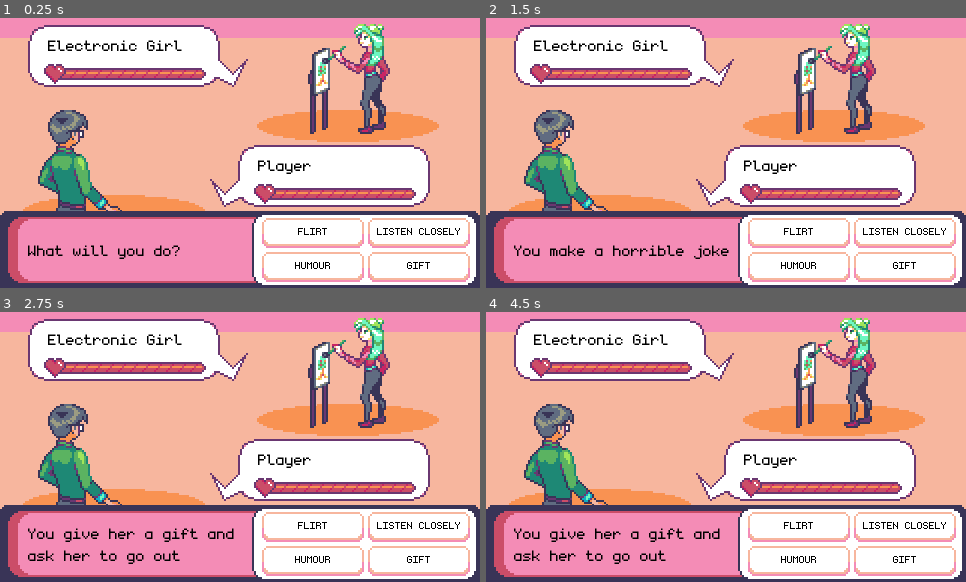
Above: before the commit, frames 1-4 (two rows, left to right).
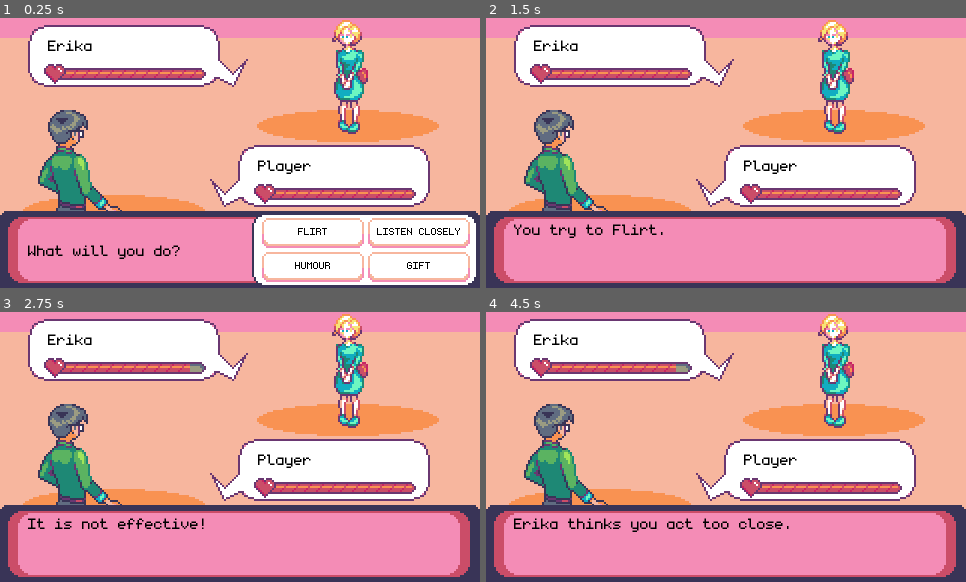
Above: after the commit, the same moments.

Repository: MaiGamesDev/PixelMate
Game: Godot game, scene res://Source/Battle/BattleScene.tscn
The game is run twice, just before and just after one commit, with the same random seed, the same clock (stepped at 60 frames per second) and the same inputs. This scene is started directly instead of the project's main scene.
Inputs (mouse positions are in pixels of both pictures, inside the frame that each line leads up to):
- Up to frame 1 (0.25 s): no input
- Up to frame 2 (1.5 s): click "Flirt" at 0.5 s; click (798, 266) at 1.25 s, where only the run before the commit has a clickable "Humour"
- Up to frame 3 (2.75 s): click (417, 560) at 2 s, where only the run before the commit has a clickable "Gift"
- Up to frame 4 (4.5 s): click (798, 528) at 2.75 s, where only the run before the commit has a clickable "Flirt"; click (798, 560) at 3.5 s, where only the run before the commit has a clickable "Humour"; click (903, 560) at 4.25 s, where only the run before the commit has a clickable "Gift"

The runs differ from the first frame. In frame 1, 4.9% of the frame differs, in the area x 11-82%, y 0-43%; in frame 2, 17%; in frame 3, 18%; in frame 4, 18%, in the area x 5-100%, y 0-99%.

Commit message:
update battle system (girl sprite, health, damage)

Diff:
--- a/PM/Source/Battle/BattleScene.tscn
+++ b/PM/Source/Battle/BattleScene.tscn
@@ -1,11 +1,11 @@
-[gd_scene load_steps=44 format=2]
+[gd_scene load_steps=42 format=2]
 
 [ext_resource path="res://Art/Lucky/Battle Scene Assets/HeartCapsule-export.png" type="Texture" id=1]
 [ext_resource path="res://Resource/Font/monogram.ttf" type="DynamicFontData" id=2]
 [ext_resource path="res://Art/Lucky/Battle Scene Assets/Main Character Sprites-export.png" type="Texture" id=3]
 [ext_resource path="res://Art/Lucky/Battle Scene Assets/HP_bar_empty.png" type="Texture" id=4]
 [ext_resource path="res://Art/Lucky/Battle Scene Assets/battle_button.png" type="Texture" id=5]
-[ext_resource path="res://Art/Lucky/Battle Scene Assets/Girls Sprites-export.png" type="Texture" id=6]
+[ext_resource path="res://Art/Lucky/Battle Scene Assets/Minnie_Sprites.png" type="Texture" id=6]
 [ext_resource path="res://Art/Lucky/Battle Scene Assets/Battle Scene Button Placeholder 2x.png" type="Texture" id=7]
 [ext_resource path="res://Art/Lucky/Battle Scene Assets/Main Character Stat Placeholder 2x.png" type="Texture" id=8]
 [ext_resource path="res://Art/Lucky/Battle Scene Assets/Battle Scene Background 2x.png" type="Texture" id=9]
@@ -15,6 +15,7 @@
 [ext_resource path="res://Art/Lucky/Battle Scene Assets/battle_button2.png" type="Texture" id=13]
 [ext_resource path="res://Art/Lucky/Battle Scene Assets/Battle Scene Footer 2x.png" type="Texture" id=14]
 [ext_resource path="res://Source/Battle/BattleSystem.gd" type="Script" id=15]
+[ext_resource path="res://Source/Main/Button.gd" type="Script" id=16]
 
 [sub_resource type="AtlasTexture" id=1]
 atlas = ExtResource( 3 )
@@ -37,37 +38,11 @@
 "speed": 5.0
 } ]
 
-[sub_resource type="AtlasTexture" id=6]
-atlas = ExtResource( 6 )
-region = Rect2( 0, 256, 96, 128 )
-
-[sub_resource type="AtlasTexture" id=5]
-atlas = ExtResource( 6 )
-region = Rect2( 0, 128, 96, 128 )
-
-[sub_resource type="AtlasTexture" id=4]
-atlas = ExtResource( 6 )
-region = Rect2( 0, 0, 96, 128 )
-
-[sub_resource type="SpriteFrames" id=7]
-animations = [ {
-"frames": [ SubResource( 6 ) ],
-"loop": true,
-"name": "hyuna",
-"speed": 5.0
-}, {
-"frames": [ SubResource( 5 ) ],
-"loop": true,
-"name": "minnie",
-"speed": 5.0
-}, {
-"frames": [ SubResource( 4 ) ],
-"loop": true,
-"name": "erika",
-"speed": 5.0
-} ]
-
 [sub_resource type="DynamicFont" id=11]
+size = 24
+font_data = ExtResource( 2 )
+
+[sub_resource type="DynamicFont" id=29]
 size = 24
 font_data = ExtResource( 2 )
 
@@ -155,10 +130,6 @@
 
 [node name="BattleScene" type="Node"]
 script = ExtResource( 15 )
-__meta__ = {
-"_edit_horizontal_guides_": [ 18.0, 17.0, 137.0 ],
-"_edit_vertical_guides_": [ 44.0, 206.0, 48.0, 258.0 ]
-}
 
 [node name="Background" type="Sprite" parent="."]
 texture = ExtResource( 9 )
@@ -177,10 +148,9 @@
 position = Vector2( 348, 108 )
 texture = ExtResource( 10 )
 
-[node name="EnemyStanding" type="AnimatedSprite" parent="EnemyPlace"]
+[node name="EnemyStanding" type="Sprite" parent="EnemyPlace"]
 position = Vector2( 0, -54 )
-frames = SubResource( 7 )
-animation = "minnie"
+texture = ExtResource( 6 )
 
 [node name="EnemyStatePlace" type="Sprite" parent="."]
 position = Vector2( 138, 38 )
@@ -260,14 +230,36 @@
 position = Vector2( 240, 232 )
 texture = ExtResource( 14 )
 
-[node name="ButtonPlace" type="Sprite" parent="Footer"]
-texture = ExtResource( 7 )
-
-[node name="BattleInfo" type="Label" parent="Footer"]
+[node name="BattleLog" type="Label" parent="Footer"]
+visible = false
+anchor_right = 1.0
+anchor_bottom = 1.0
 margin_left = -212.0
 margin_top = -31.0
-margin_right = 11.0
-margin_bottom = 31.0
+margin_right = -270.0
+margin_bottom = -47.0
+custom_colors/font_color = Color( 0, 0, 0, 1 )
+custom_fonts/font = SubResource( 29 )
+text = "Attack"
+__meta__ = {
+"_edit_use_anchors_": false
+}
+
+[node name="BattleAction" type="Control" parent="Footer"]
+visible = false
+margin_left = -240.0
+margin_top = -39.0
+margin_right = -240.0
+margin_bottom = -39.0
+__meta__ = {
+"_edit_use_anchors_": false
+}
+
+[node name="BattleInfo" type="Label" parent="Footer/BattleAction"]
+margin_left = 28.0
+margin_top = 8.0
+margin_right = 251.0
+margin_bottom = 70.0
 custom_colors/font_color = Color( 0, 0, 0, 1 )
 custom_fonts/font = SubResource( 10 )
 text = "What will you do?"
@@ -277,27 +269,41 @@
 "_edit_use_anchors_": false
 }
 
-[node name="BattleButtons" type="GridContainer" parent="Footer"]
-margin_left = 22.0
-margin_top = -32.0
-margin_right = 230.0
-margin_bottom = 32.0
+[node name="ButtonPlace" type="TextureRect" parent="Footer/BattleAction"]
+margin_right = 480.0
+margin_bottom = 78.0
+texture = ExtResource( 7 )
+__meta__ = {
+"_edit_use_anchors_": false
+}
+
+[node name="BattleButtons" type="GridContainer" parent="Footer/BattleAction"]
+margin_left = 262.0
+margin_top = 7.0
+margin_right = 470.0
+margin_bottom = 71.0
 theme = SubResource( 9 )
 columns = 2
 __meta__ = {
 "_edit_use_anchors_": false
 }
 
-[node name="Flirt" type="TextureButton" parent="Footer/BattleButtons"]
+[node name="Flirt" type="TextureButton" parent="Footer/BattleAction/BattleButtons"]
 margin_right = 102.0
 margin_bottom = 30.0
 texture_normal = ExtResource( 5 )
 texture_pressed = ExtResource( 13 )
-__meta__ = {
-"_edit_use_anchors_": false
-}
-
-[node name="Label" type="Label" parent="Footer/BattleButtons/Flirt"]
+script = ExtResource( 16 )
+__meta__ = {
+"_edit_use_anchors_": false
+}
+pressed_space = 3.0
+
+[node name="Texture" type="TextureRect" parent="Footer/BattleAction/BattleButtons/Flirt"]
+margin_right = 40.0
+margin_bottom = 40.0
+
+[node name="Label" type="Label" parent="Footer/BattleAction/BattleButtons/Flirt"]
 anchor_right = 1.0
 anchor_bottom = 1.0
 margin_bottom = -4.0
@@ -310,17 +316,23 @@
 "_edit_use_anchors_": false
 }
 
-[node name="Listen" type="TextureButton" parent="Footer/BattleButtons"]
+[node name="Listen" type="TextureButton" parent="Footer/BattleAction/BattleButtons"]
 margin_left = 106.0
 margin_right = 208.0
 margin_bottom = 30.0
 texture_normal = ExtResource( 5 )
 texture_pressed = ExtResource( 13 )
-__meta__ = {
-"_edit_use_anchors_": false
-}
-
-[node name="Label" type="Label" parent="Footer/BattleButtons/Listen"]
+script = ExtResource( 16 )
+__meta__ = {
+"_edit_use_anchors_": false
+}
+pressed_space = 3.0
+
+[node name="Texture" type="TextureRect" parent="Footer/BattleAction/BattleButtons/Listen"]
+margin_right = 40.0
+margin_bottom = 40.0
+
+[node name="Label" type="Label" parent="Footer/BattleAction/BattleButtons/Listen"]
 anchor_right = 1.0
 anchor_bottom = 1.0
 margin_bottom = -4.0
@@ -333,17 +345,23 @@
 "_edit_use_anchors_": false
 }
 
-[node name="Humour" type="TextureButton" parent="Footer/BattleButtons"]
+[node name="Humour" type="TextureButton" parent="Footer/BattleAction/BattleButtons"]
 margin_top = 34.0
 margin_right = 102.0
 margin_bottom = 64.0
 texture_normal = ExtResource( 5 )
 texture_pressed = ExtResource( 13 )
-__meta__ = {
-"_edit_use_anchors_": false
-}
-
-[node name="Label" type="Label" parent="Footer/BattleButtons/Humour"]
+script = ExtResource( 16 )
+__meta__ = {
+"_edit_use_anchors_": false
+}
+pressed_space = 3.0
+
+[node name="Texture" type="TextureRect" parent="Footer/BattleAction/BattleButtons/Humour"]
+margin_right = 40.0
+margin_bottom = 40.0
+
+[node name="Label" type="Label" parent="Footer/BattleAction/BattleButtons/Humour"]
 anchor_right = 1.0
 anchor_bottom = 1.0
 margin_bottom = -4.0
@@ -356,18 +374,24 @@
 "_edit_use_anchors_": false
 }
 
-[node name="Gift" type="TextureButton" parent="Footer/BattleButtons"]
+[node name="Gift" type="TextureButton" parent="Footer/BattleAction/BattleButtons"]
 margin_left = 106.0
 margin_top = 34.0
 margin_right = 208.0
 margin_bottom = 64.0
 texture_normal = ExtResource( 5 )
 texture_pressed = ExtResource( 13 )
-__meta__ = {
-"_edit_use_anchors_": false
-}
-
-[node name="Label" type="Label" parent="Footer/BattleButtons/Gift"]
+script = ExtResource( 16 )
+__meta__ = {
+"_edit_use_anchors_": false
+}
+pressed_space = 3.0
+
+[node name="Texture" type="TextureRect" parent="Footer/BattleAction/BattleButtons/Gift"]
+margin_right = 40.0
+margin_bottom = 40.0
+
+[node name="Label" type="Label" parent="Footer/BattleAction/BattleButtons/Gift"]
 anchor_right = 1.0
 anchor_bottom = 1.0
 margin_bottom = -4.0
@@ -385,7 +409,10 @@
 frames = SubResource( 28 )
 animation = "catch"
 
-[connection signal="pressed" from="Footer/BattleButtons/Flirt" to="." method="_on_Flirt_pressed"]
-[connection signal="pressed" from="Footer/BattleButtons/Listen" to="." method="_on_Listen_pressed"]
-[connection signal="pressed" from="Footer/BattleButtons/Humour" to="." method="_on_Humour_pressed"]
-[connection signal="pressed" from="Footer/BattleButtons/Gift" to="." method="_on_Gift_pressed"]
+[node name="Timer" type="Timer" parent="."]
+one_shot = true
+
+[connection signal="pressed" from="Footer/BattleAction/BattleButtons/Flirt" to="." method="_on_Flirt_pressed"]
+[connection signal="pressed" from="Footer/BattleAction/BattleButtons/Listen" to="." method="_on_Listen_pressed"]
+[connection signal="pressed" from="Footer/BattleAction/BattleButtons/Humour" to="." method="_on_Humour_pressed"]
+[connection signal="pressed" from="Footer/BattleAction/BattleButtons/Gift" to="." method="_on_Gift_pressed"]
--- a/PM/Source/Battle/BattleSystem.gd
+++ b/PM/Source/Battle/BattleSystem.gd
@@ -1,15 +1,118 @@
 extends Node
 
-onready var battle_info = $Footer/BattleInfo
+export var base_damage = 20
+
+var player_turn = true
+
+var girl_name
+var girl_health
+var girl_effective_move
+var girl_not_effective_move
+
+onready var girl_hp_bar = $EnemyStatePlace/EnemyHPBar/Progress
+
+onready var battle_log = $Footer/BattleLog
+onready var battle_container = $Footer/BattleAction
+
+onready var timer = $Timer
+
+func _ready() -> void:
+	girl_health = 100
+	girl_name = GameManager.get_girl_name()
+
+	$EnemyStatePlace/Name.text = girl_name
+	$EnemyPlace/EnemyStanding.texture = GameManager.get_sprite_texture()
+
+	girl_effective_move = GameManager.get_effective_move()
+	girl_not_effective_move = GameManager.get_not_effective_move()
+
+	play_turn()
+
+func play_turn():
+#	if girl_health == 0:
+#		get_tree().change_scene("res://Source/Main/GameOver.tscn")
+
+	if player_turn:
+		battle_log.hide()
+		battle_container.show()
+
+func player_action(move, text, effective_text = "", normal_text = "", not_effective_text = ""):
+	#player_turn = false
+	battle_container.hide()
+
+	battle_log.text = text
+	battle_log.show()
+
+	timer.start(battle_log.text.length() * 0.1)
+	yield(timer, "timeout")
+
+	if move == girl_effective_move:
+		battle_log.text = "It is effective!"
+
+		apply_damage(base_damage * 1.5)
+
+		timer.start(battle_log.text.length() * 0.1)
+		yield(timer, "timeout")
+
+		battle_log.text = effective_text
+
+		timer.start(battle_log.text.length() * 0.1)
+		yield(timer, "timeout")
+	elif move == girl_not_effective_move:
+		battle_log.text = "It is not effective!"
+
+		apply_damage(base_damage * 0.5)
+
+		timer.start(battle_log.text.length() * 0.1)
+		yield(timer, "timeout")
+
+		battle_log.text = not_effective_text
+
+		timer.start(battle_log.text.length() * 0.1)
+		yield(timer, "timeout")
+	else:
+		battle_log.text = normal_text
+
+		apply_damage(base_damage)
+
+		timer.start(battle_log.text.length() * 0.1)
+		yield(timer, "timeout")
+
+	play_turn()
+
+func apply_damage(value):
+	girl_health -= value
+	if girl_health < 0:
+		girl_health = 0
+
+	girl_hp_bar.value = girl_health
 
 func _on_Flirt_pressed() -> void:
-	battle_info.text = "You try to Flirt"
+	player_action(
+		GameManager.MOVE.FLIRT,
+		"You try to Flirt.",
+		girl_name + " loves it so much.",
+		girl_name + " is shy.",
+		girl_name + " thinks you act too close."
+	)
 
 func _on_Listen_pressed() -> void:
-	battle_info.text = "You offer your ear to listen her"
+	player_action(
+		GameManager.MOVE.LISTEN,
+		"You offer your ear to listen her.",
+		girl_name + " feels she can depend on you.",
+		girl_name + " tells you her worries.",
+		girl_name + " doesn't tell you much."
+	)
 
 func _on_Humour_pressed() -> void:
-	battle_info.text = "You make a horrible joke"
+	player_action(
+		GameManager.MOVE.HUMOUR,
+		"You make a joke.",
+		girl_name + " is loughing so hard.",
+		girl_name + " chuckles.",
+		girl_name + " says you are not funny."
+	)
 
 func _on_Gift_pressed() -> void:
-	battle_info.text = "You give her a gift and ask her to go out"
+	player_action(GameManager.MOVE.GIFT, "You give her a gift and ask her to go out")
--- a/PM/Source/Main/GameManager.gd
+++ b/PM/Source/Main/GameManager.gd
@@ -4,14 +4,25 @@
 const minnie_dialogue_start = "res://Resource/Dialogues/minnie_start.json"
 const hyuna_dialogue_start = "res://Resource/Dialogues/hyuna_start.json"
 
-export(Array, Texture) var girl_cards
-export(Array, Texture) var girl_portraits
-
 enum Girl {
 	ERIKA,
 	MINNIE,
 	HYUNA
 }
+
+enum MOVE {
+	FLIRT,
+	LISTEN,
+	HUMOUR,
+	GIFT
+}
+
+export(Array, Texture) var girl_cards
+export(Array, Texture) var girl_portraits
+export(Array, Texture) var girl_sprites
+
+export(Array, MOVE) var effective_moves
+export(Array, MOVE) var not_effective_moves
 
 var selected_girl = Girl.ERIKA
 
@@ -31,3 +42,23 @@
 
 func get_portrait_texture() -> Texture:
 	return girl_portraits[selected_girl]
+
+func get_girl_name() -> String:
+	match selected_girl:
+		Girl.ERIKA:
+			return "Erika"
+		Girl.MINNIE:
+			return "Minnie"
+		Girl.HYUNA:
+			return "Hyuna"
+		_:
+			return "Erika"
+
+func get_sprite_texture() -> Texture:
+	return girl_sprites[selected_girl]
+
+func get_effective_move() -> int:
+	return effective_moves[selected_girl]
+
+func get_not_effective_move() -> int:
+	return not_effective_moves[selected_girl]
--- a/PM/Source/Main/GameManager.tscn
+++ b/PM/Source/Main/GameManager.tscn
@@ -7,8 +7,14 @@
 [ext_resource path="res://Art/Lucky/Chat Room Assets/erikaPortrait.png" type="Texture" id=5]
 [ext_resource path="res://Art/Lucky/Chat Room Assets/minniePortrait.png" type="Texture" id=6]
 [ext_resource path="res://Art/Lucky/Chat Room Assets/hyunaPortrait.png" type="Texture" id=7]
+[ext_resource path="res://Art/Lucky/Battle Scene Assets/Erika_Sprites.png" type="Texture" id=8]
+[ext_resource path="res://Art/Lucky/Battle Scene Assets/Hyuna_Sprites.png" type="Texture" id=9]
+[ext_resource path="res://Art/Lucky/Battle Scene Assets/Minnie_Sprites.png" type="Texture" id=10]
 
 [node name="Node" type="Node"]
 script = ExtResource( 1 )
 girl_cards = [ ExtResource( 4 ), ExtResource( 2 ), ExtResource( 3 ) ]
 girl_portraits = [ ExtResource( 5 ), ExtResource( 6 ), ExtResource( 7 ) ]
+girl_sprites = [ ExtResource( 8 ), ExtResource( 10 ), ExtResource( 9 ) ]
+effective_moves = [ 1, 0, 2 ]
+not_effective_moves = [ 0, 2, 1 ]
--- /dev/null
+++ b/PM/Source/Main/GameOver.tscn
@@ -0,0 +1,3 @@
+[gd_scene format=2]
+
+[node name="GameOver" type="Node"]
--- a/PM/Source/Main/StartMenu.gd
+++ b/PM/Source/Main/StartMenu.gd
@@ -6,7 +6,7 @@
 	get_tree().change_scene("res://Source/Main/LevelSelect.tscn")
 
 func _input(event):
-	if event is InputEventKey:
+	if event is InputEventKey or event is InputEventMouseButton:
 		if !is_started:
 			$AnimationPlayer.play("start")
 			is_started = true
Binary file added: PM/Art/Lucky/Battle Scene Assets/Erika_Sprites.png
Not shown, added: PM/Art/Lucky/Battle Scene Assets/Erika_Sprites.png.import
Binary file added: PM/Art/Lucky/Battle Scene Assets/Hyuna_Sprites.png
Not shown, added: PM/Art/Lucky/Battle Scene Assets/Hyuna_Sprites.png.import
Binary file added: PM/Art/Lucky/Battle Scene Assets/Minnie_Sprites.png
Not shown, added: PM/Art/Lucky/Battle Scene Assets/Minnie_Sprites.png.import
Not shown, added: PM/Art/Lucky/Intro Comic Assets/Background Panel.png.import
Not shown, added: PM/Art/Lucky/Intro Comic Assets/Panel 1.png.import
Not shown, added: PM/Art/Lucky/Intro Comic Assets/Panel 2.png.import
Not shown, added: PM/Art/Lucky/Intro Comic Assets/Panel 3.png.import
Not shown, added: PM/Art/Lucky/Intro Comic Assets/Panel 4.png.import
Not shown: 1 places in PM/Source/Main/GameManager.tscn that only renumber resources
